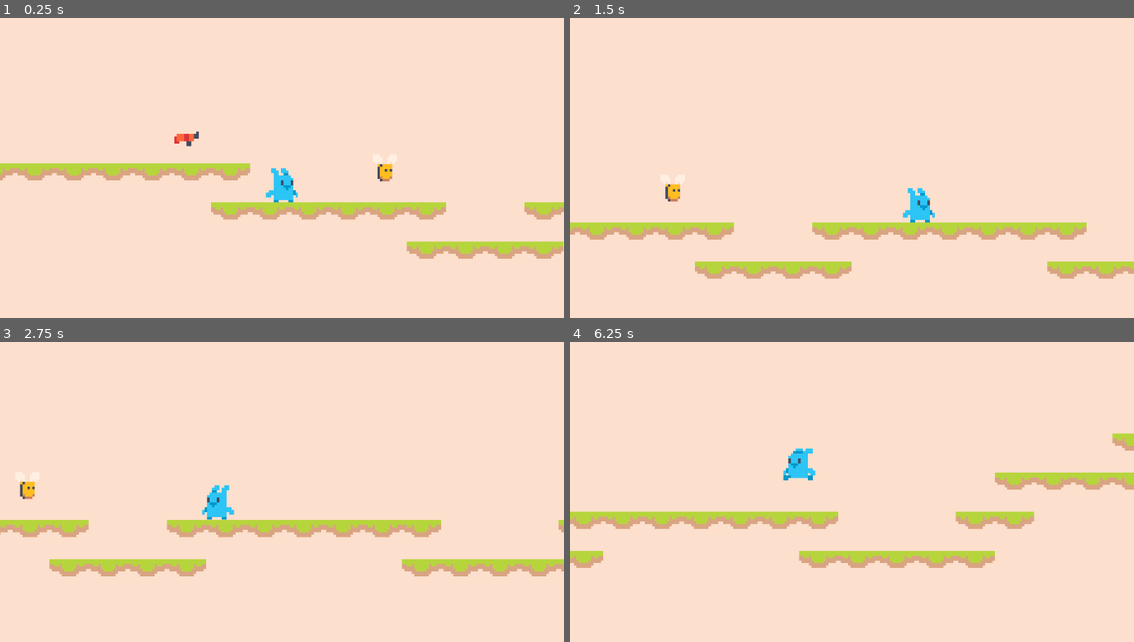
Above: before the commit, frames 1-4 (two rows, left to right).
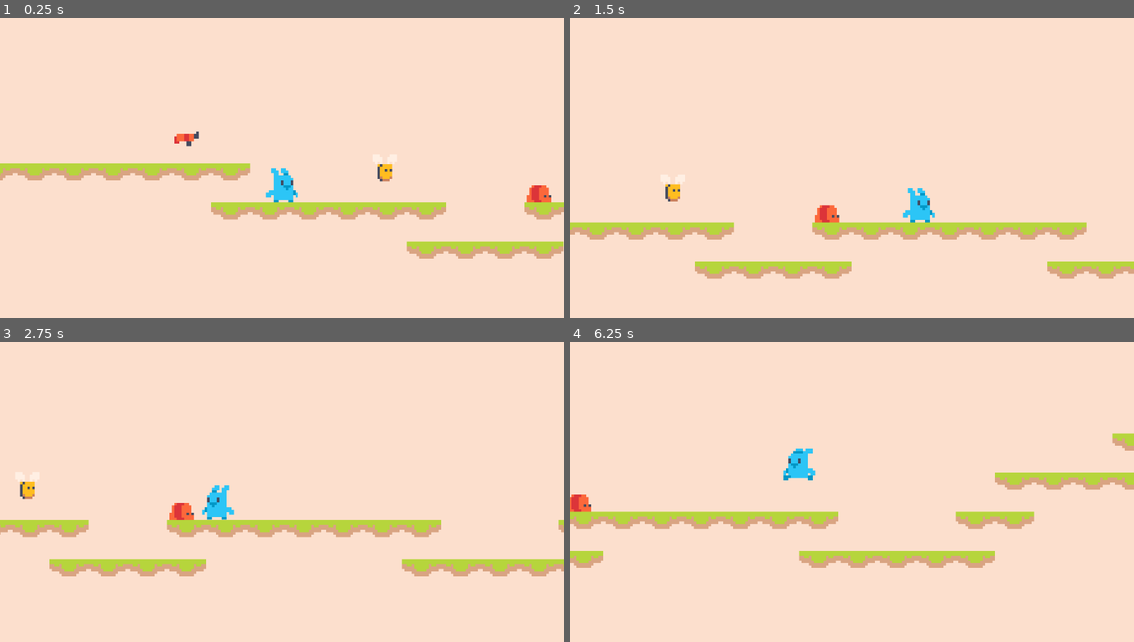
Above: after the commit, the same moments.

Repository: heliosalesjr/shaungodot
Game: Godot game, scene res://scenes/game.tscn
The game is run twice, just before and just after one commit, with the same random seed, the same clock (stepped at 60 frames per second) and the same inputs.
Inputs:
- Up to frame 1 (0.25 s): no input
- Up to frame 2 (1.5 s): hold Down (shoot) 0.53-1.28 s; hold Right (right) from 0.53 s (still down); tap Up (jump) at 0.77 s; tap Down (shoot) at 1.35 s
- Up to frame 3 (2.75 s): tap Up (jump) at 1.52 s; release Right (right) at 2.03 s; hold Left (left) from 2.03 s (still down); hold Down (shoot) from 2.03 s (still down)
- Up to frame 4 (6.25 s): release Left (left) at 2.78 s; release Down (shoot) at 2.78 s; hold Right (right) 2.78-4.28 s; tap Down (shoot) at 2.85, 4.35, 5.85 s; tap Up (jump) at 3.02, 3.77, 4.52, 6.02 s; hold Down (shoot) 3.53-4.28 s; hold Left (left) 4.28-5.03 s; hold Right (right) 5.03-5.78 s; hold Down (shoot) 5.03-5.78 s; hold Left (left) from 5.78 s (still down)

The runs differ from the first frame. In frame 1, 0.2% of the frame differs, in the area x 93-98%, y 55-62%; in frame 2, 0.2%, in the area x 43-48%, y 62-69%; in frame 3, 0.2%; in frame 4, 0.2%.

Commit message:
worm enemy

Diff:
--- a/scenes/level.tscn
+++ b/scenes/level.tscn
@@ -1,10 +1,11 @@
-[gd_scene load_steps=8 format=3 uid="uid://bwh1co2fi1rok"]
+[gd_scene load_steps=9 format=3 uid="uid://bwh1co2fi1rok"]
 
 [ext_resource type="Texture2D" uid="uid://cfacw6vaff7a6" path="res://assets/graphics/level/tilesets/level_tilemap.png" id="1_0c252"]
 [ext_resource type="Script" path="res://scenes/level.gd" id="1_iudxe"]
 [ext_resource type="PackedScene" uid="uid://dy67rr5jfihdv" path="res://scenes/player.tscn" id="2_dvxpv"]
 [ext_resource type="PackedScene" uid="uid://dpa6db8425hyk" path="res://scenes/bee.tscn" id="3_880iw"]
 [ext_resource type="PackedScene" uid="uid://dx1gr1jgmx2ea" path="res://scenes/gun.tscn" id="5_1jc8d"]
+[ext_resource type="PackedScene" uid="uid://brsbmo1lvt3rb" path="res://scenes/worm.tscn" id="5_vy3w5"]
 
 [sub_resource type="TileSetAtlasSource" id="TileSetAtlasSource_07ill"]
 texture = ExtResource("1_0c252")
@@ -126,6 +127,9 @@
 [node name="Bee" parent="Enemies" instance=ExtResource("3_880iw")]
 position = Vector2(472, 242)
 
+[node name="Worm" parent="Enemies" instance=ExtResource("5_vy3w5")]
+position = Vector2(535, 252.5)
+
 [node name="Bullets" type="Node2D" parent="."]
 
 [node name="Guns" type="Node2D" parent="."]
--- a/scenes/player.gd
+++ b/scenes/player.gd
@@ -1,6 +1,6 @@
 extends CharacterBody2D
 
-var direction_x := 0
+var direction_x := 0.0
 var facing_right := true
 var has_gun := false
 @export var speed = 150
@@ -8,7 +8,7 @@
 
 signal shoot(pos: Vector2, direction: bool)
 
-func _process(delta):
+func _process(_delta):
 	get_input()
 	apply_gravity()
 	get_facing_direction()
--- /dev/null
+++ b/scenes/worm.gd
@@ -0,0 +1,5 @@
+extends Area2D
+
+func _on_area_entered(area):
+	print('worm was hit')
+	area.queue_free()
--- /dev/null
+++ b/scenes/worm.tscn
@@ -0,0 +1,21 @@
+[gd_scene load_steps=4 format=3 uid="uid://brsbmo1lvt3rb"]
+
+[ext_resource type="Script" path="res://scenes/worm.gd" id="1_3ofww"]
+[ext_resource type="Texture2D" uid="uid://dilo1tn808fex" path="res://assets/graphics/Enemies/worm/0.png" id="1_vnq1o"]
+
+[sub_resource type="RectangleShape2D" id="RectangleShape2D_70qg8"]
+size = Vector2(8, 6.5)
+
+[node name="Worm" type="Area2D"]
+collision_layer = 4
+collision_mask = 19
+script = ExtResource("1_3ofww")
+
+[node name="Sprite2D" type="Sprite2D" parent="."]
+texture = ExtResource("1_vnq1o")
+
+[node name="CollisionShape2D" type="CollisionShape2D" parent="."]
+position = Vector2(0, 0.25)
+shape = SubResource("RectangleShape2D_70qg8")
+
+[connection signal="area_entered" from="." to="." method="_on_area_entered"]
